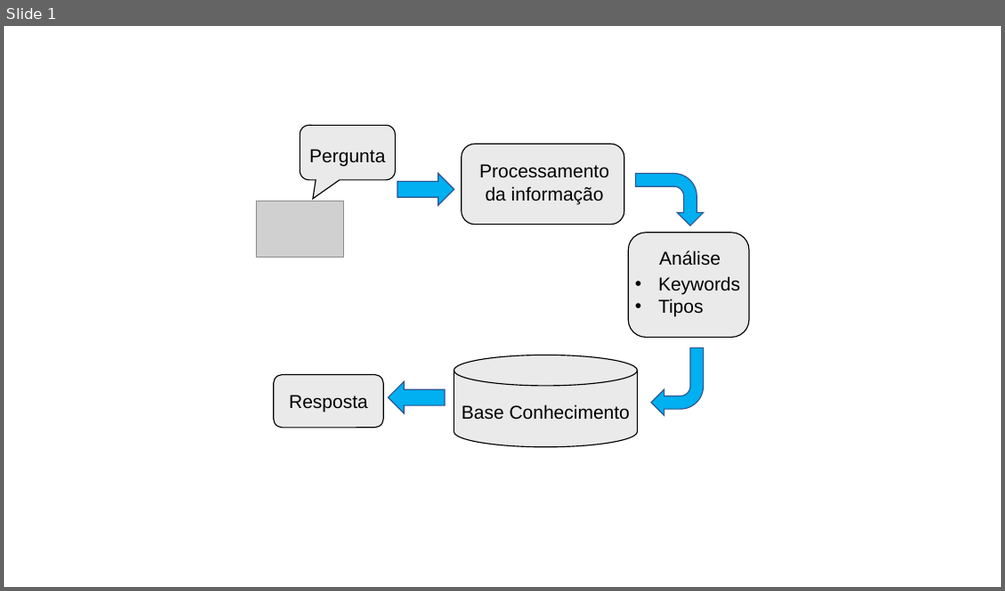
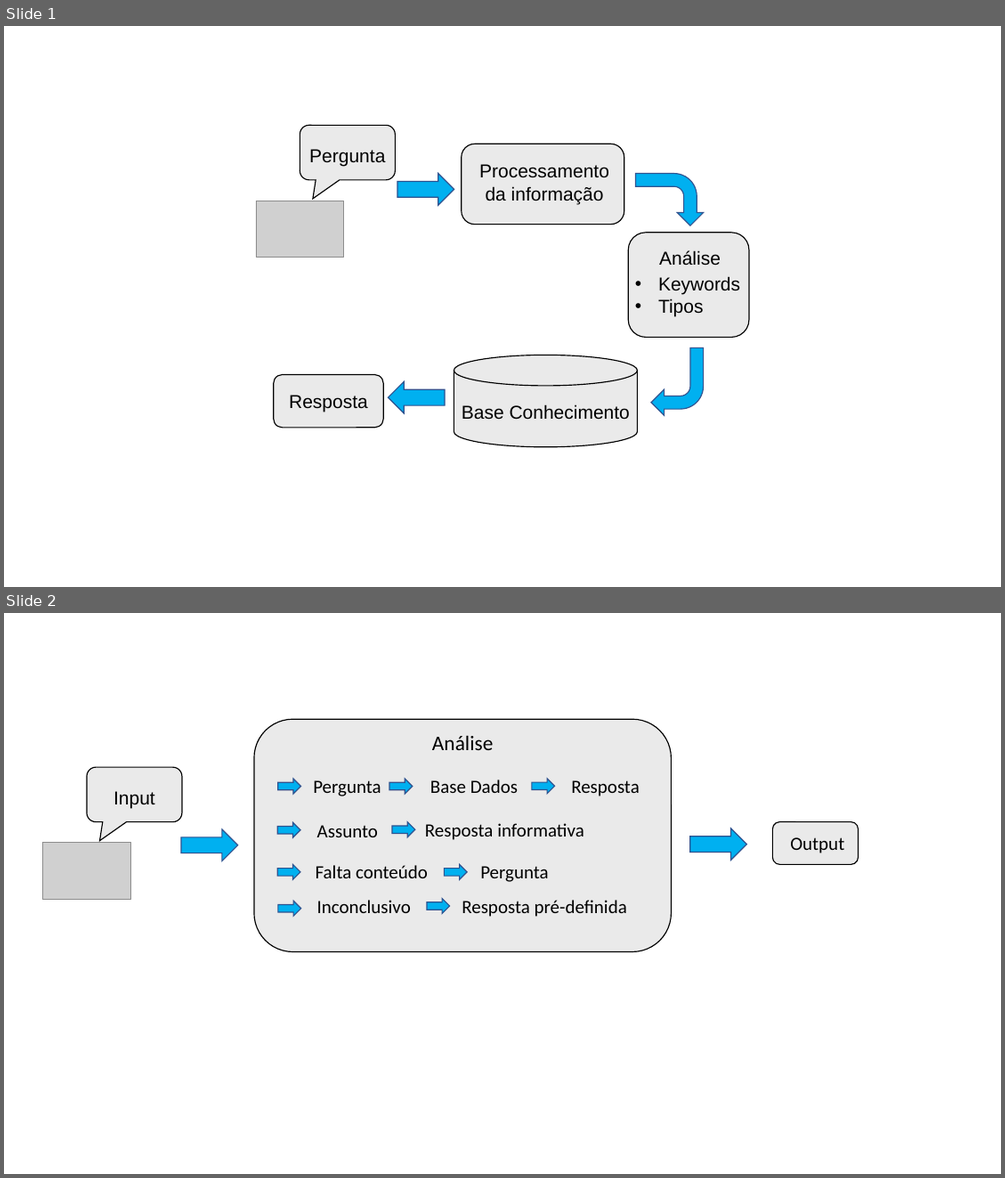
Before and after one commit to Tibblue/PLC, a slide deck: LEI/imagens_relatorio/lei_imagens.pptx. Shown one above the other, each under a label of ours: slide 1 before the commit, slides 1 and 2 after it. The pictures are 1005x591 and 1005x1178 pixels, drawn with LibreOffice and Linux fonts; fonts in the diff are those of the drawing; grey boxes stand for pictures. Boxes give left, top, right and bottom in pixels: in the first picture for what was removed or moved away, otherwise in the second. Text is boxed around its words. In the diff, an @@ line names an element or a change of style, - is before the commit and + after.

```diff
--- a/LEI/imagens_relatorio/lei_imagens.pptx
+++ b/LEI/imagens_relatorio/lei_imagens.pptx
@@ slide 2 added at bbox=[4, 613, 1001, 1174], background #FFFFFF @@
@@ rounded rectangle added at bbox=[254, 719, 671, 952], fill #EAEAEA, outline #000000 1 pt @@
@@ text added at bbox=[432, 735, 493, 750], 20 pt, text #000000 @@
+Análise
@@ rounded speech box added at bbox=[87, 767, 182, 821], fill #EAEAEA, outline #000000 1 pt @@
@@ text added at bbox=[113, 791, 155, 808], 18 pt, text #000000 @@
+Input
@@ down arrow added at bbox=[278, 779, 301, 794], fill #00B0F0, outline #2F528F 1 pt @@
@@ text added at bbox=[313, 780, 380, 796], 18 pt, text #000000 @@
+Pergunta
@@ down arrow added at bbox=[389, 779, 413, 794], fill #00B0F0, outline #2F528F 1 pt @@
@@ text added at bbox=[430, 779, 518, 793], 18 pt, text #000000 @@
+Base Dados
@@ down arrow added at bbox=[532, 779, 555, 794], fill #00B0F0, outline #2F528F 1 pt @@
@@ text added at bbox=[571, 780, 639, 796], 18 pt, text #000000 @@
+Resposta
@@ down arrow added at bbox=[277, 823, 300, 837], fill #00B0F0, outline #2F528F 1 pt @@
@@ text added at bbox=[317, 825, 378, 837], 18 pt, text #000000 @@
+Assunto
@@ down arrow added at bbox=[392, 822, 415, 837], fill #00B0F0, outline #2F528F 1 pt @@
@@ text added at bbox=[425, 823, 584, 840], 18 pt, text #000000 @@
+Resposta informativa
@@ rounded rectangle added at bbox=[773, 821, 858, 864], fill #EAEAEA, outline #000000 1 pt @@
@@ picture added at bbox=[43, 843, 131, 900] @@
@@ down arrow added at bbox=[181, 830, 238, 861], fill #00B0F0, outline #2F528F 1 pt @@
@@ down arrow added at bbox=[689, 828, 746, 860], fill #00B0F0, outline #2F528F 1 pt @@
@@ text added at bbox=[790, 837, 844, 853], 18 pt, text #000000 @@
+Output
@@ down arrow added at bbox=[277, 865, 300, 880], fill #00B0F0, outline #2F528F 1 pt @@
@@ text added at bbox=[316, 865, 428, 878], 18 pt, text #000000 @@
+Falta conteúdo
@@ down arrow added at bbox=[444, 865, 468, 880], fill #00B0F0, outline #2F528F 1 pt @@
@@ text added at bbox=[480, 866, 548, 882], 18 pt, text #000000 @@
+Pergunta
@@ down arrow added at bbox=[278, 901, 301, 916], fill #00B0F0, outline #2F528F 1 pt @@
@@ text added at bbox=[317, 900, 411, 913], 18 pt, text #000000 @@
+Inconclusivo
@@ down arrow added at bbox=[427, 899, 450, 913], fill #00B0F0, outline #2F528F 1 pt @@
@@ text added at bbox=[461, 900, 627, 916], 18 pt, text #000000 @@
+Resposta pré-definida
```
Also in this commit, not shown: 8 other files.
